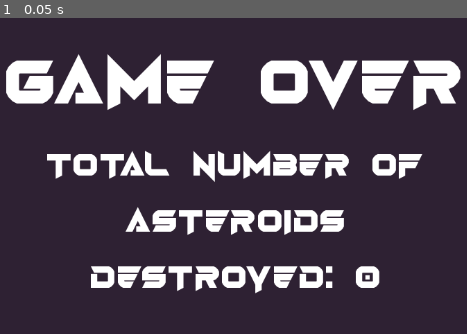
Above: before the commit, frame 1.
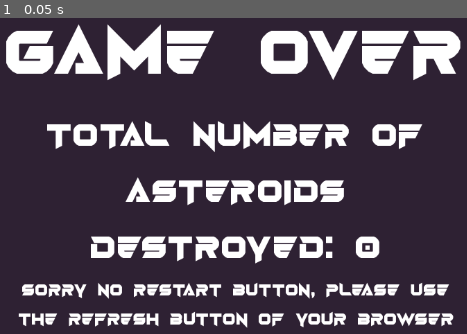
Above: after the commit, the same moment.

Repository: Xwilarg/LudumDare54
Game: Godot game, scene res://Scenes/GameOver.tscn
The game is run twice, just before and just after one commit, with the same random seed, the same clock (stepped at 60 frames per second) and the same inputs. This scene is started directly instead of the project's main scene. Video files are missing from this copy of the repository; at most half a second of black plays in their place.
Inputs:
- Up to frame 1 (0.05 s): no input

The runs differ from the first frame. In frame 1, 34% of the frame differs, in the area x 1-99%, y 1-99%.
Error in both runs: Invalid call. Nonexistent function 'has' in base 'Nil'. (res://Scripts/GameManager.gd:50)

Commit message:
Add sorry

Diff:
--- a/Scenes/GameOver.tscn
+++ b/Scenes/GameOver.tscn
@@ -55,6 +55,14 @@
 horizontal_alignment = 1
 autowrap_mode = 3
 
+[node name="Score2" type="Label" parent="Control/BoxContainer2"]
+layout_mode = 2
+theme_override_fonts/font = ExtResource("2_ueumv")
+theme_override_font_sizes/font_size = 20
+text = "GAMEOVER_SORRY"
+horizontal_alignment = 1
+autowrap_mode = 3
+
 [node name="BoxContainer" type="BoxContainer" parent="Control"]
 custom_minimum_size = Vector2(0, 130)
 layout_mode = 1
--- a/Translations/text.csv
+++ b/Translations/text.csv
@@ -5,6 +5,7 @@
 
 GAMEOVER_BACK;BACK;RETOUR
 GAMEOVER_SCORE;TOTAL NUMBER OF ASTEROIDS DESTROYED: %1;NOMBRE D'ASTEROÏDES DÉTRUITS: %1
+GAMEOVER_SORRY;Sorry no restart button, please use the refresh button of your browser;Désolé par de bouton pour rejouer, utilisez le bouton de votre navigateur pour rafraîchir la page
 
 CREDIT_2D;2D;3D
 CREDIT_3D;3D;3D
